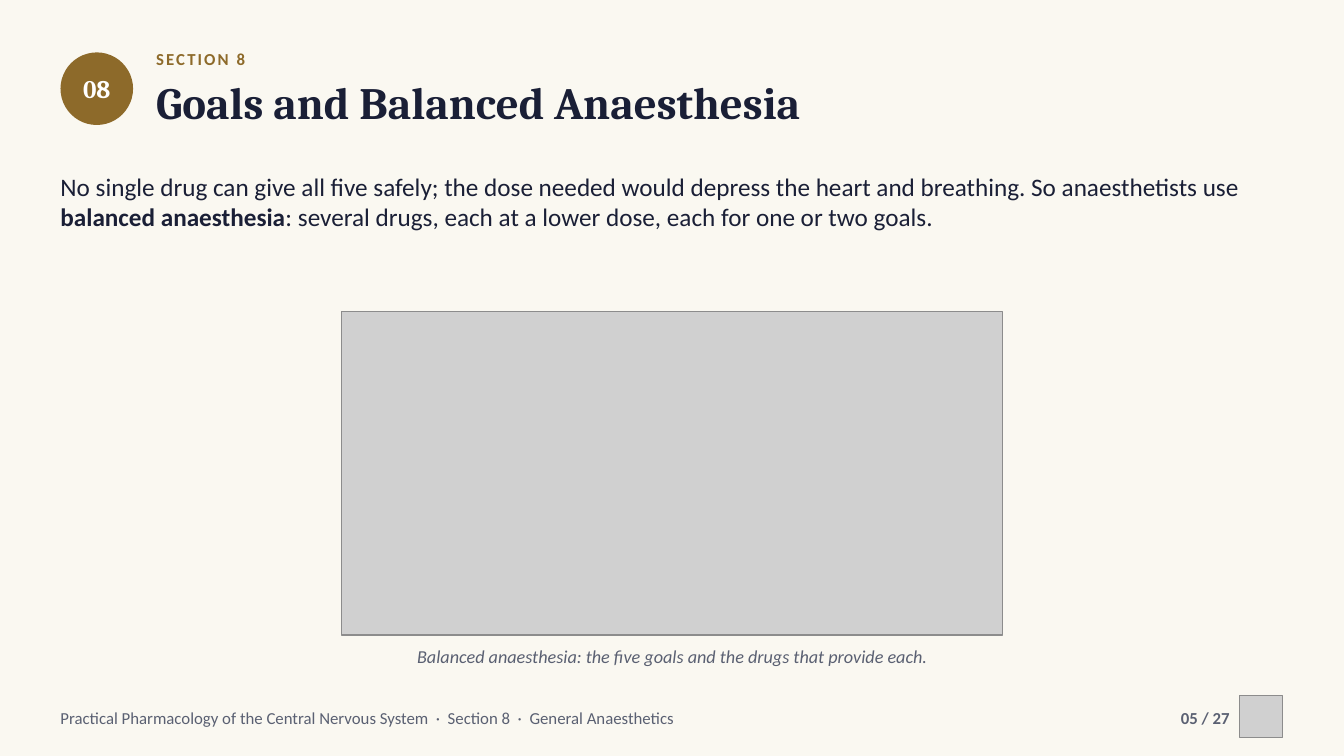
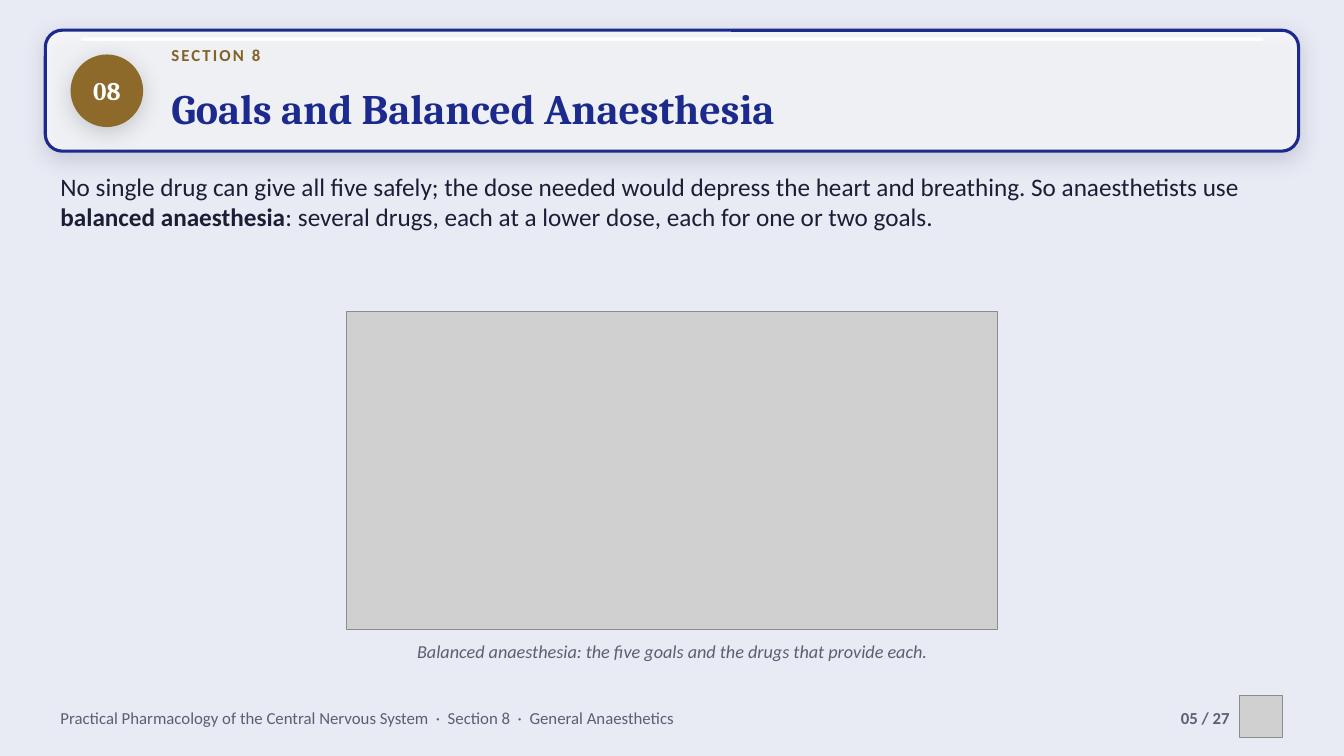
Before and after one commit to drrefaat18-ops/yasser, a slide deck: slide 5 of projects/cns-pharmacology-practical/slides/ch08-general-anaesthetics.pptx. Drawn at 1344x756 pixels with LibreOffice and Linux fonts; fonts in the diff are those of the drawing; grey boxes stand for pictures; background and template pictures are left out. Boxes give left, top, right and bottom in pixels: in the first picture for what was removed or moved away, otherwise in the second. Text is boxed around its words. In the diff, an @@ line names an element or a change of style, - is before the commit and + after.

```diff
--- a/projects/cns-pharmacology-practical/slides/ch08-general-anaesthetics.pptx
+++ b/projects/cns-pharmacology-practical/slides/ch08-general-anaesthetics.pptx
@@ background #FAF8F1 to picture (left out) @@
@@ rounded rectangle added at box(45, 30, 1299, 151), fill #FFFFFF at 70% opacity, outline #1B2A8C 2.25 pt @@
@@ ellipse "08": place and size @@
-ellipse "08" at box(60, 52, 133, 125)
+ellipse "08" at box(71, 54, 143, 127)
@@ ellipse "08" at box(71, 54, 143, 127): shadow on @@
@@ text "SECTION 8": place and size @@
-text "SECTION 8" at box(156, 53, 245, 65)
+text "SECTION 8" at box(171, 49, 260, 61)
@@ text "SECTION 8" at box(171, 49, 260, 61): text colour #8D6A2A to #826227 @@
@@ text "Goals and Balanced Anaesthesia": place and size @@
-text "Goals and Balanced Anaesthesia" at box(156, 88, 800, 120)
+text "Goals and Balanced Anaesthesia" at box(171, 94, 774, 125)
@@ text "Goals and Balanced Anaesthesia" at box(171, 94, 774, 125): size 32 to 30 pt, text colour #1A1F36 to #1B2A8C; vertical alignment top to middle @@
@@ picture: place and size @@
-picture at box(342, 313, 1002, 635)
+picture at box(347, 313, 997, 630)
@@ text "Balanced anaesthesia: the five goals ...": place and size @@
-text "Balanced anaesthesia: the five goals ..." at box(417, 650, 927, 666)
+text "Balanced anaesthesia: the five goals ..." at box(417, 645, 927, 661)
```
Also in this commit, not shown: 24 other slides changed, 15 other files.
